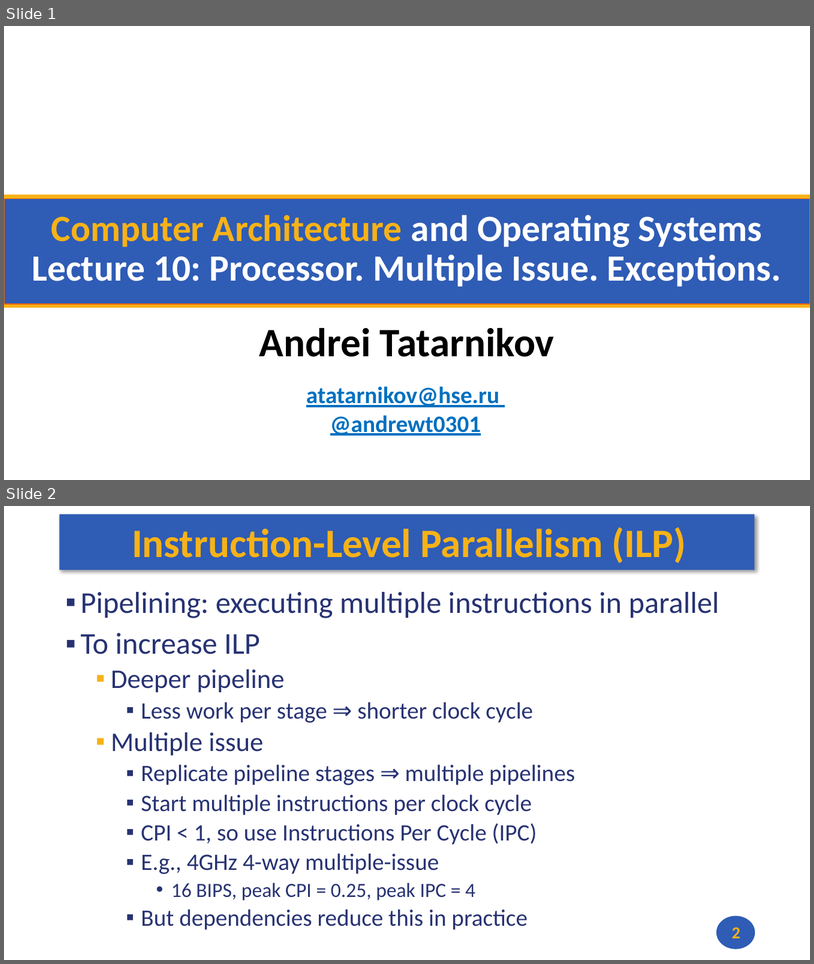
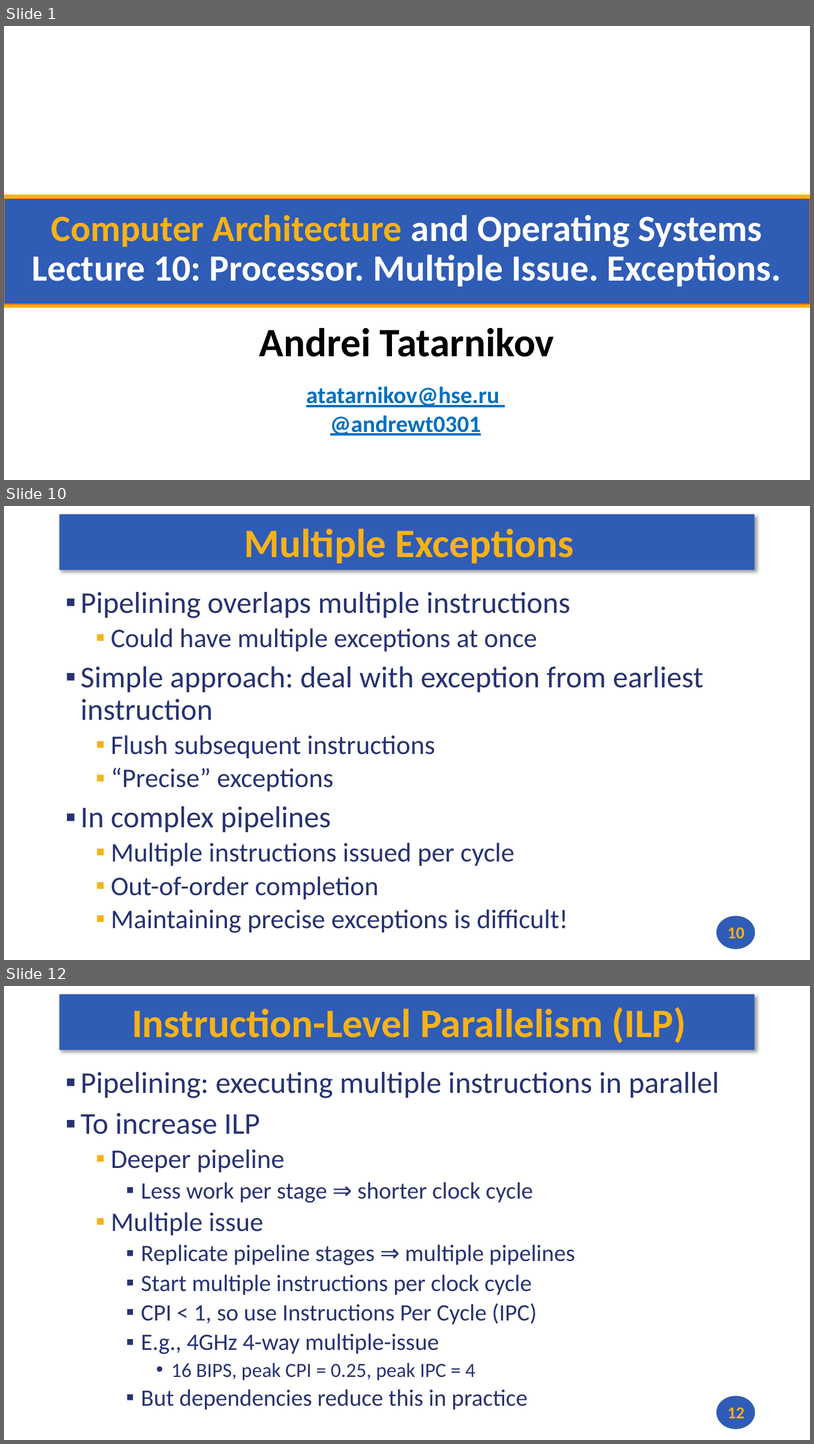
Before and after one commit to andrewt0301/hse-acos-course, a slide deck: docs/part1ca/10_Exceptions/CA_Lecture_10.pptx. Shown one above the other, each under a label of ours: slides 1 and 2 before the commit, slides 1, 10 and 12 after it; the slides between them are not shown. The pictures are 814x964 and 814x1444 pixels, drawn with LibreOffice and Linux fonts; fonts in the diff are those of the drawing; background and template pictures are left out. Boxes give left, top, right and bottom in pixels: in the first picture for what was removed or moved away, otherwise in the second. Text is boxed around its words. In the diff, an @@ line names an element or a change of style, - is before the commit and + after.

```diff
--- a/docs/part1ca/10_Exceptions/CA_Lecture_10.pptx
+++ b/docs/part1ca/10_Exceptions/CA_Lecture_10.pptx
@@ slide 10 added at (x1=4, y1=506, x2=810, y2=960), background #FFFFFF; not listed: 2 template elements that a slide beside it also shows @@
@@ title added at (x1=245, y1=528, x2=575, y2=564), 48 pt, text #F7B217, bold @@
+Multiple Exceptions
@@ text added at (x1=81, y1=592, x2=704, y2=933), 32 pt, text #273272 @@
+▪ Pipelining overlaps multiple instructions
+  ▪ Could have multiple exceptions at once
+▪ Simple approach: deal with exception from earliest instruction
+  ▪ Flush subsequent instructions
+  ▪ “Precise” exceptions
+▪ In complex pipelines
+  ▪ Multiple instructions issued per cycle
+  ▪ Out-of-order completion
+  ▪ Maintaining precise exceptions is difficult!
@@ page number added at (x1=728, y1=927, x2=744, y2=938), 20 pt, text #F7B217, bold @@
+10
@@ what was slide 2 is now slide 12 @@
@@ page number at (x1=728, y1=1407, x2=744, y2=1418): text changed @@
-2
+12
```
Also in this commit, not shown: 9 other slides added, 2 other files.
